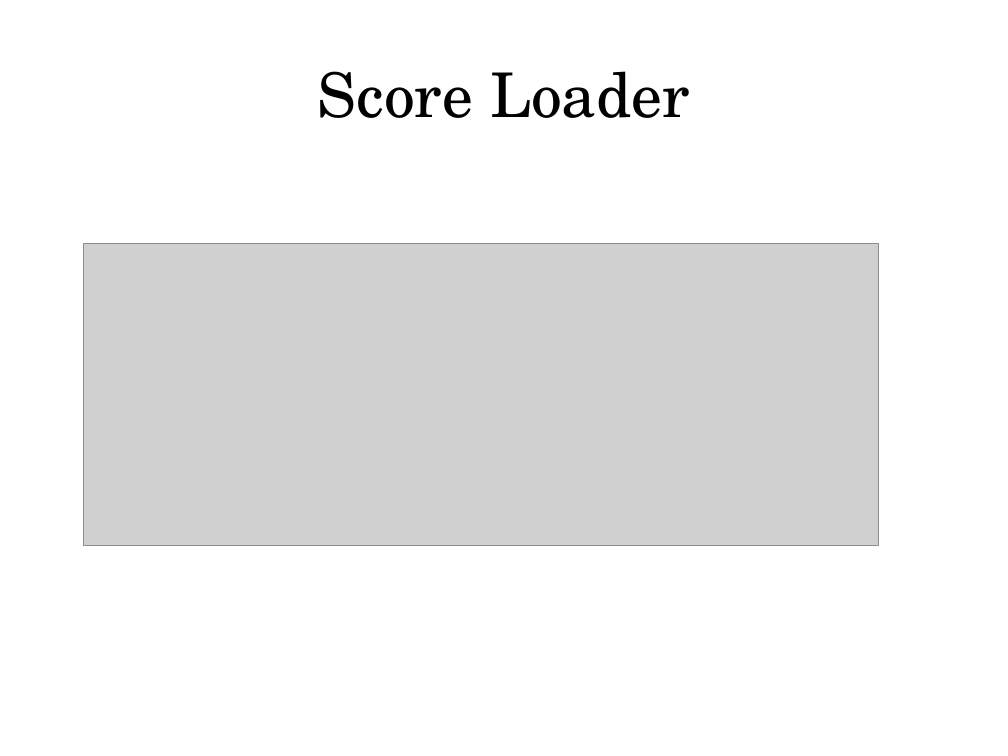
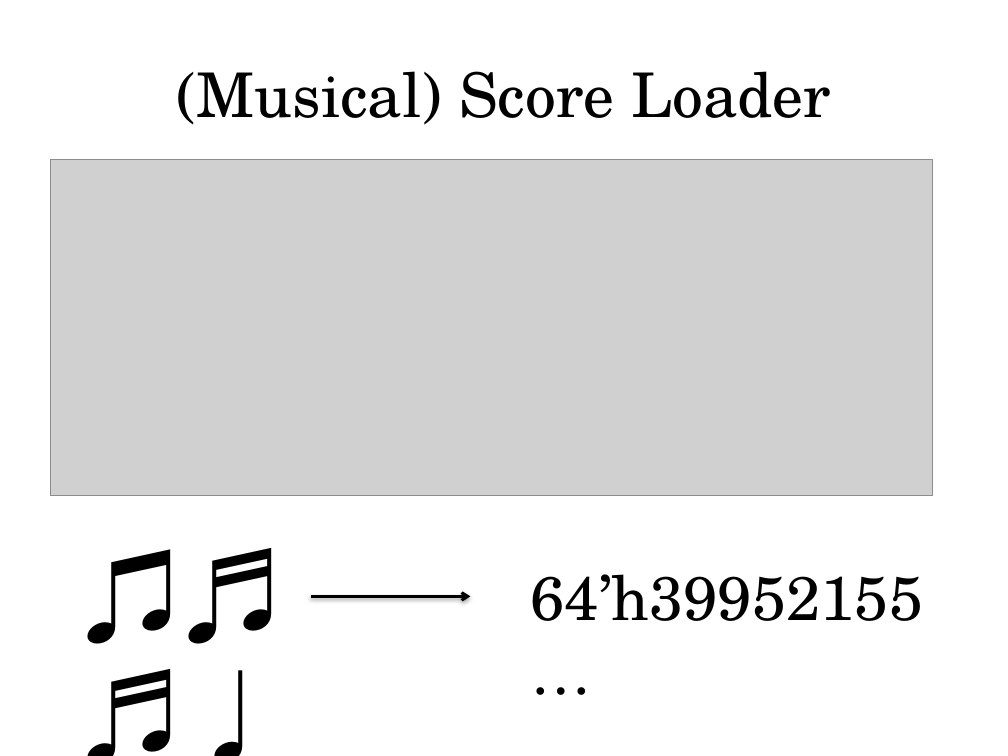
Before and after one commit to pH14/Recorder-Hero, a slide deck: slide 7 of doc/Recorder Hero!.pptx (slide 9 before the commit). Drawn at 1008x756 pixels with LibreOffice and Linux fonts; fonts in the diff are those of the drawing; grey boxes stand for pictures. Boxes give left, top, right and bottom in pixels: in the first picture for what was removed or moved away, otherwise in the second. Text is boxed around its words. In the diff, an @@ line names an element or a change of style, - is before the commit and + after.

Commit message:
adding a few images to presentation

```diff
--- a/doc/Recorder Hero!.pptx
+++ b/doc/Recorder Hero!.pptx
@@ title at [176, 71, 831, 125]: text changed @@
-Score Loader
+(Musical) Score Loader
@@ picture: place and size @@
-picture at [84, 244, 878, 546]
+picture at [50, 159, 932, 495]
@@ text added at [76, 529, 299, 661], 72 pt, text #000000 @@
+♫♬♬♩
@@ arrow added from (310, 597) to (471, 597), #000000 2 pt @@
@@ text added at [531, 574, 924, 621], 44 pt, text #000000 @@
+64’h39952155…
```
Also in this commit, not shown: 3 other slides changed, 1 slide added, 2 slides removed, 1 other file.
